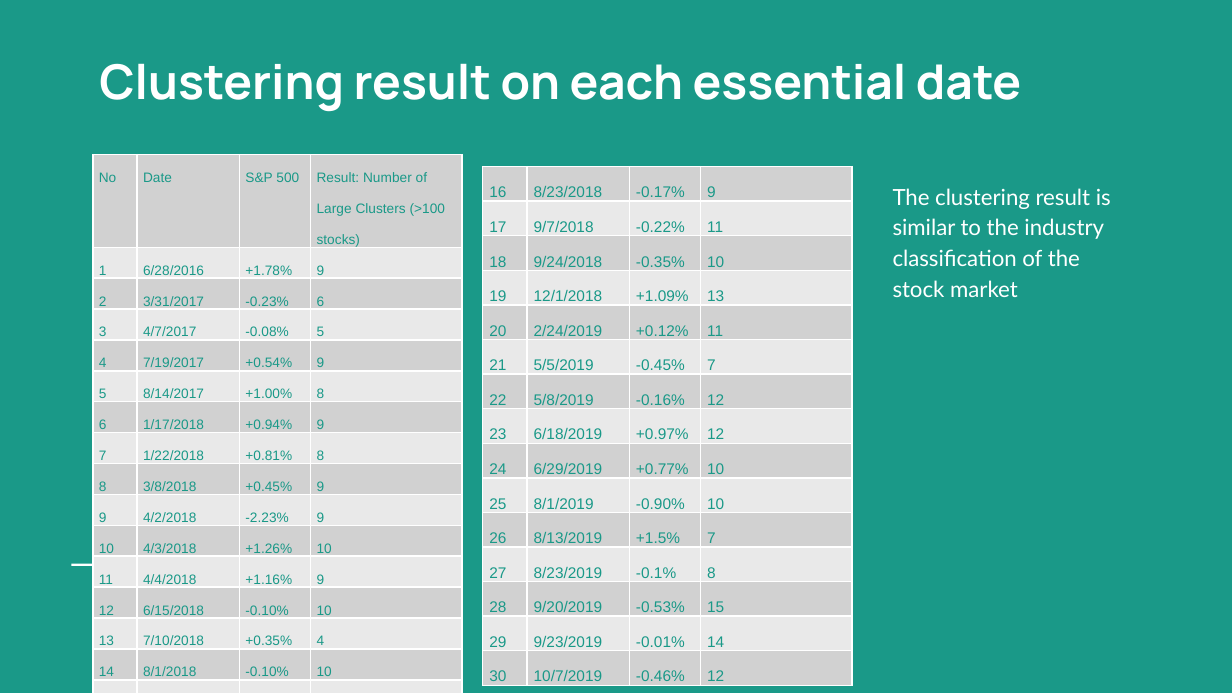
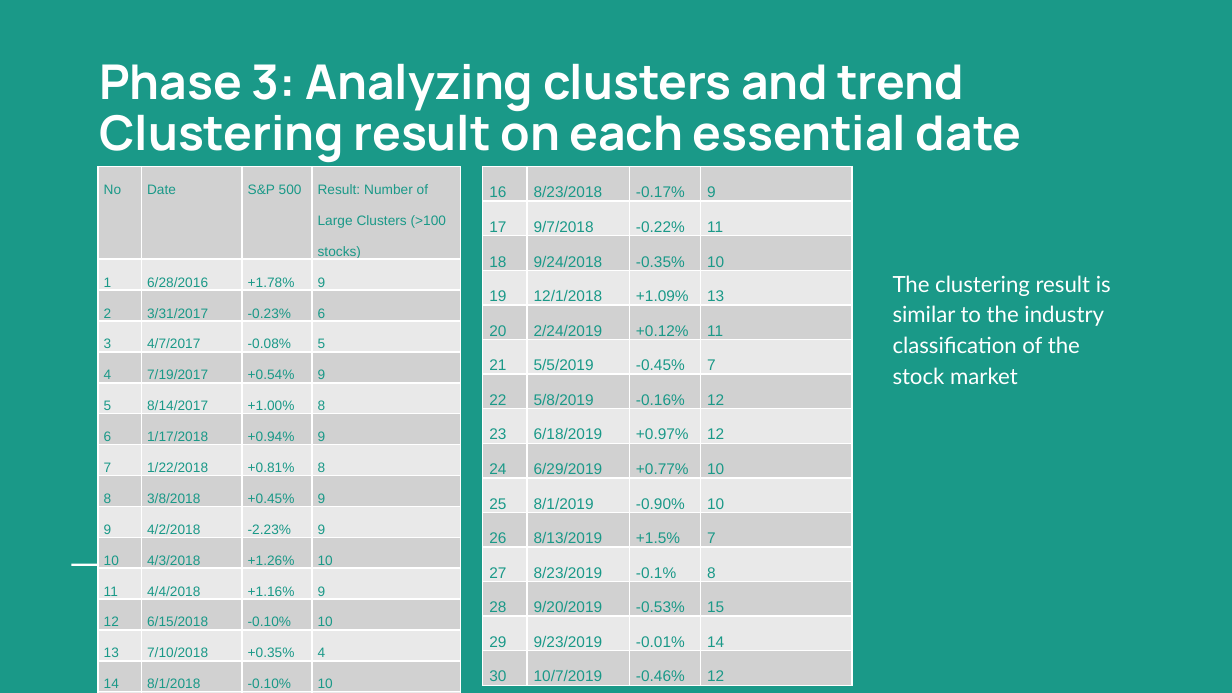
Before and after one commit to okcaiko-gmail/Fionastudy, a slide deck: slide 11 of Examination of Domestic Economic Impact of the US-China Trade War by Analyzing Stock Market Fluctuations with Unsupervised Machine Learning.pptx (slide 6 before the commit). Drawn at 1232x693 pixels with LibreOffice and Linux fonts; fonts in the diff are those of the drawing. Boxes give left, top, right and bottom in pixels: in the first picture for what was removed or moved away, otherwise in the second. Text is boxed around its words. In the diff, an @@ line names an element or a change of style, - is before the commit and + after.

```diff
--- a/Examination of Domestic Economic Impact of the US-China Trade War by Analyzing Stock Market Fluctuations with Unsupervised Machine Learning.pptx
+++ b/Examination of Domestic Economic Impact of the US-China Trade War by Analyzing Stock Market Fluctuations with Unsupervised Machine Learning.pptx
@@ title at [99, 63, 1021, 163]: text changed @@
-Clustering result on each essential date
+Phase 3: Analyzing clusters and trend
+Clustering result on each essential date
@@ table: place and size @@
-table at [92, 155, 462, 680]
+table at [97, 166, 461, 692]
@@ text "The clustering result is similar ...": place and size @@
-text "The clustering result is similar ..." at [893, 188, 1111, 297]
+text "The clustering result is similar ..." at [893, 275, 1111, 384]
```
Also in this commit, not shown: 14 other slides changed, 6 slides added.
